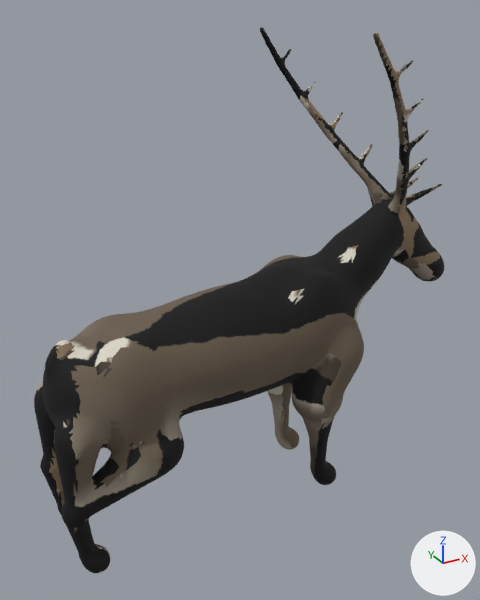
An edit to the glTF model assets/models/animals/reindeer.glb, drawn before and after from the same camera.
Both versions are drawn from a camera (50 mm lens) standing at (-1.07, -2.31, 2.16) and looking at (0.23, 0.04, 0.98). Arrows for +X, +Y and +Z are at lower right; the lights stay in place. The older version comes first. Vertices at exactly the same position are counted once.

Names of what the first picture shows: 'reindeer'.
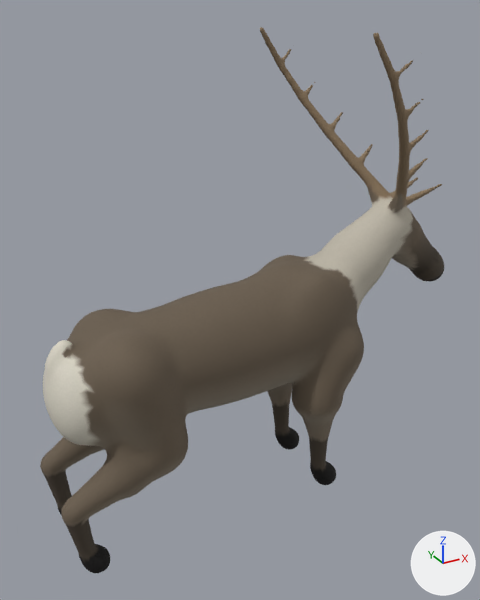
The edits, one by one:
me_mesh is used by ob_reindeer; location (0.0, 0.0, 0.0).
me_mesh had 10048 vertices, 20014 faces and spanned x -0.69..1.38, y -0.42..0.42, z -0.01..2.08.
me_mesh now has 10042 vertices, 19994 faces and spans x -0.69..1.38, y -0.42..0.42, z -0.01..2.08.
me_mesh part 1: 346 vertices moved within x -0.69..1.02, y -0.34..0.35, z -0.01..1.83; 2116 vertices removed from x -0.69..1.35, y -0.34..0.4, z 0.04..1.97; 2110 vertices added at x -0.69..1.35, y -0.39..0.4, z -0.01..2.0.
me_mesh part 2: 13852 kept faces spanning x -0.69..1.38, y -0.42..0.42, z -0.01..2.08 get new texture (UV) coordinates.

Boxes [x1, y1, x2, y2] around the edits, measured in the pictures (480 x 600 px; the box of a moved part takes in the faces that stretch with it):
'reindeer', reshaped
    before: [34, 27, 444, 573]
    after: [40, 27, 444, 573]
part 1 of me_mesh, moved or reshaped
    before: [34, 91, 444, 547]
    after: [40, 53, 444, 571]
part 2 of me_mesh, surface changed
    both: [41, 27, 444, 573]
